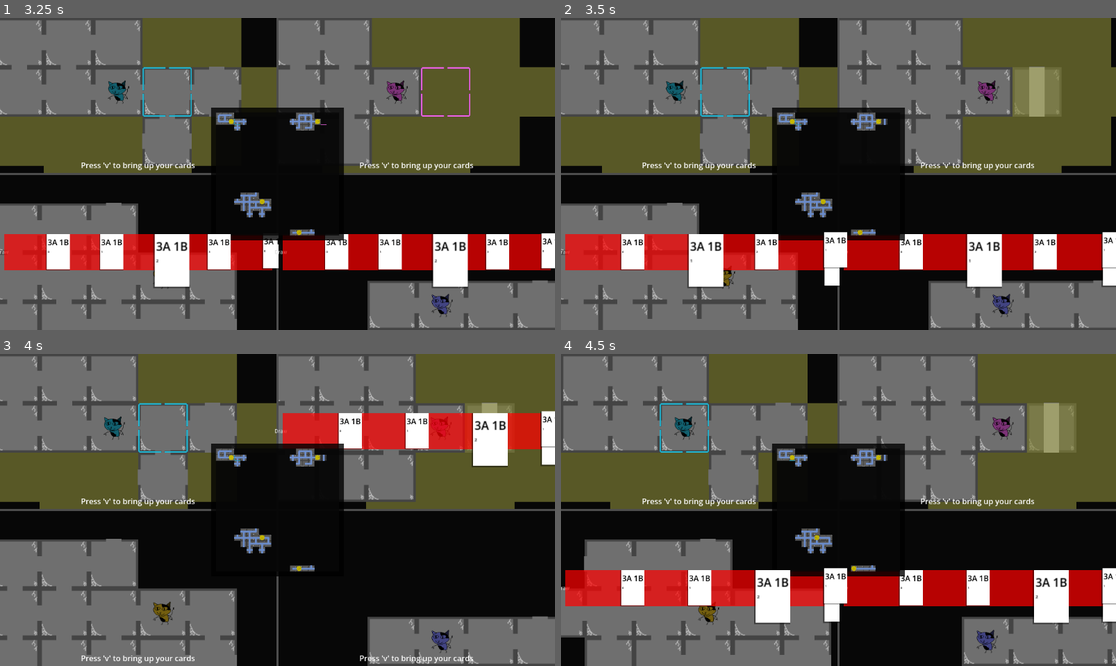
Above: before the commit, frames 1-4 (two rows, left to right).
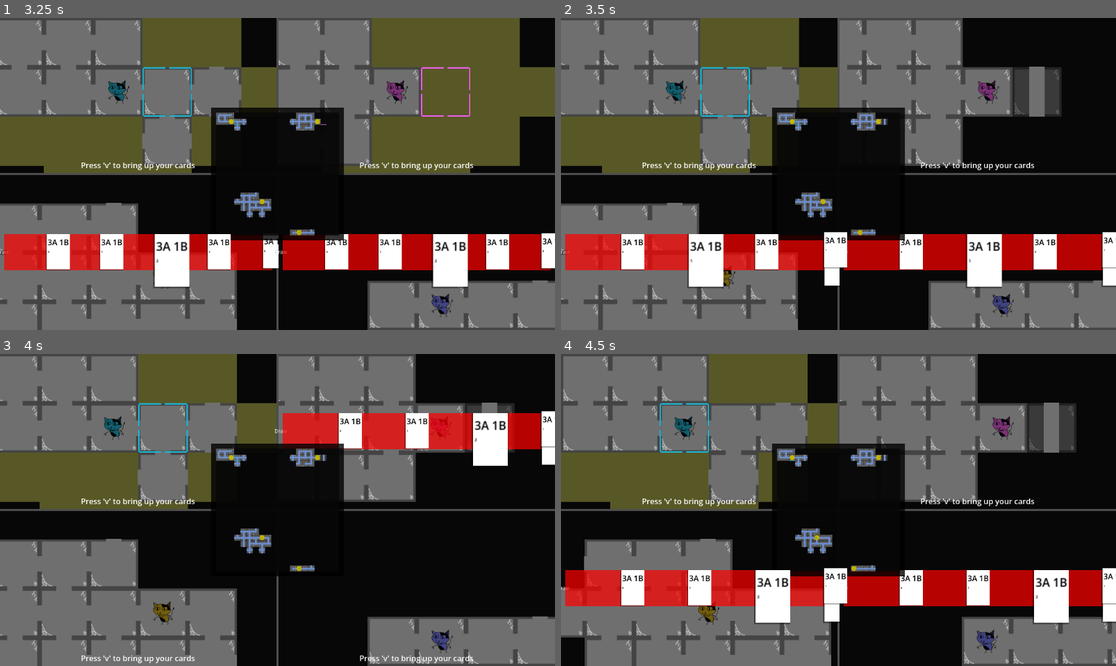
Above: after the commit, the same moments.

Repository: emrysshevek/gameganggame
Game: Godot game, scene res://scenes/GameScene.tscn
Two runs of this game, one before a commit and one after it. Both use one fixed random seed, a clock stepped at 60 frames per second and the inputs below.
Inputs (mouse positions are in pixels of both pictures, inside the frame that each line leads up to):
- Up to frame 1 (3.25 s): tap V (debug_v) every 0.75 s from 0.5 to 2.75 s; move the mouse to (399, 158) at 0.52 s; hold D (move_right) 0.53-1.25 s; tap G (discard) at 0.6 s; click (399, 158) at 0.67 s; drag from (166, 189) to (249, 236) at 1.27 s; move the mouse to (333, 105) at 2.02 s; hold D (move_right) 2.03-2.75 s; tap C (toggle_cursor) at 2.1 s; drag from (249, 236) to (111, 127) at 2.77 s
- Up to frame 2 (3.5 s): no input
- Up to frame 3 (4 s): tap V (debug_v) at 3.5 s; move the mouse to (444, 556) at 3.52 s; hold A (move_left) from 3.53 s (still down); tap Alt at 3.6 s
- Up to frame 4 (4.5 s): release A (move_left) at 4.25 s; tap V (debug_v) at 4.25 s; drag from (672, 463) to (755, 432) at 4.27 s

Frame 1 is identical in both runs. In frame 2, 12% of the frame differs, in the area x 63-100%, y 0-50%; in frame 3, 8.8%; in frame 4, 11%.

Commit message:
Tile highlighting finish up
Tiles now de-highlight after player exits targetting
Highlight only appears for player initiating it, as expected
Highlight function uses card functions to validate targets, as intended

Diff:
--- a/cards/card.gd
+++ b/cards/card.gd
@@ -89,11 +89,21 @@
 	#called from the cursor when the player selects a target with the cursor in TARGET state -> just checking = false
 	#or called from grid_man when trying to find tiles to highlight -> just checking = true
 	#the OBJECT_TYPE of the target is already checked by grid man in get_tile_objects
+	if validate_range(potential_target.grid_coordinates) == false:
+		return false
 	if potential_target.is_tile_revealed == false:
 		if just_checking == false:
 			targets[potential_target] = Model.ObjectTypes.TILE
 		return true
 	return false
+
+func validate_range(possible_target_location:Vector2) -> bool:
+	var owners_location = owning_character.grid_coordinates
+	var distance:int = Utils.try_get_grid_man().get_crow_flies_distance(possible_target_location, owners_location)
+	if distance > target_range_max:
+		return false
+	else:
+		return true
 
 func check_targetting_finished():
 	if targets_required.size() > targets.size():
--- a/entities/character.gd
+++ b/entities/character.gd
@@ -118,3 +118,5 @@
 			character_sprite.set_remote_camera_transform(my_screen.player_sub_viewport.camera)
 		if new_state == Model.InputState.TARGET:
 			Utils.try_get_grid_man().highlight_targettable_tiles(get_my_current_playing_card(), grid_coordinates, 0)
+		if old_state == Model.InputState.TARGET:
+			Utils.try_get_grid_man().clear_highlights(character_id, 0)
--- a/scenes/grid_manager.gd
+++ b/scenes/grid_manager.gd
@@ -146,6 +146,9 @@
 			returning_tiles.append(each_tile)
 	return returning_tiles
 
+func get_crow_flies_distance(tile1_coords:Vector2, tile2_coords:Vector2):
+	return abs(tile1_coords.x - tile2_coords.x) + abs(tile1_coords.y - tile2_coords.y)
+
 func get_distance(floor:int, from_tile_coords:Vector2, to_tile_coords:Vector2):
 	var from_tile = floor_maps[level][from_tile_coords.x][from_tile_coords.y]
 	var to_tile = floor_maps[level][to_tile_coords.x][to_tile_coords.y]
@@ -176,10 +179,13 @@
 	return true
 
 func highlight_targettable_tiles(evaluating_card:Card, origin_point:Vector2, floor:int):
-	var tiles_in_range = get_tiles_in_crow_flies_range(floor, origin_point, evaluating_card.target_range_max)
-	for each_tile in tiles_in_range:
+	for each_tile in _get_all_tiles(floor):
 		if evaluating_card.validate_target(each_tile, true) == true:
 			each_tile.set_highlight(evaluating_card.owning_character.character_id, true)
+
+func clear_highlights(for_character_id:int, floor:int):
+	for each_tile in _get_all_tiles(floor):
+		each_tile.set_highlight(for_character_id, false)
 
 func move_object(object, tile_coord:Vector2, floor:int):
 	if object.type == GridSprite.sprite_types.character:
